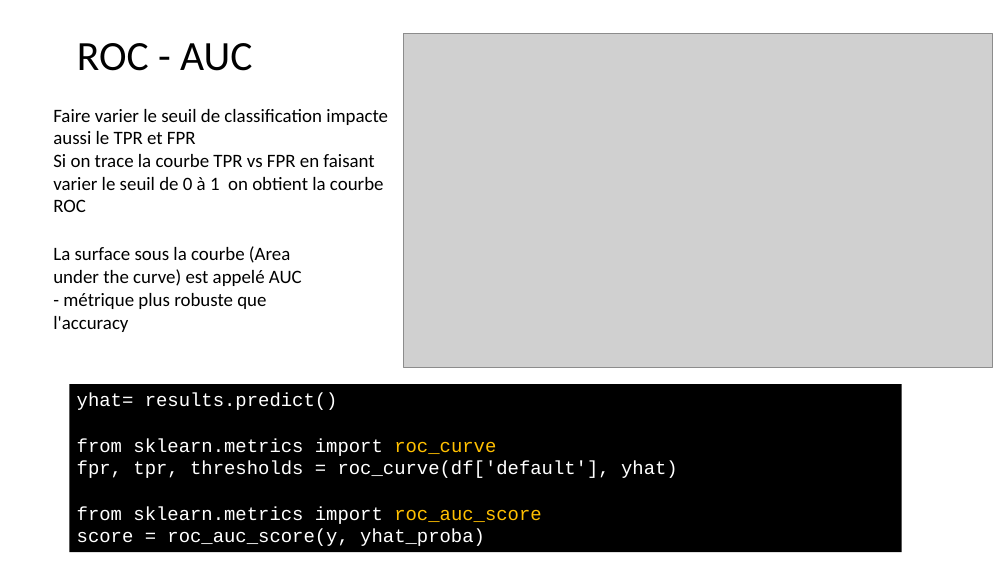
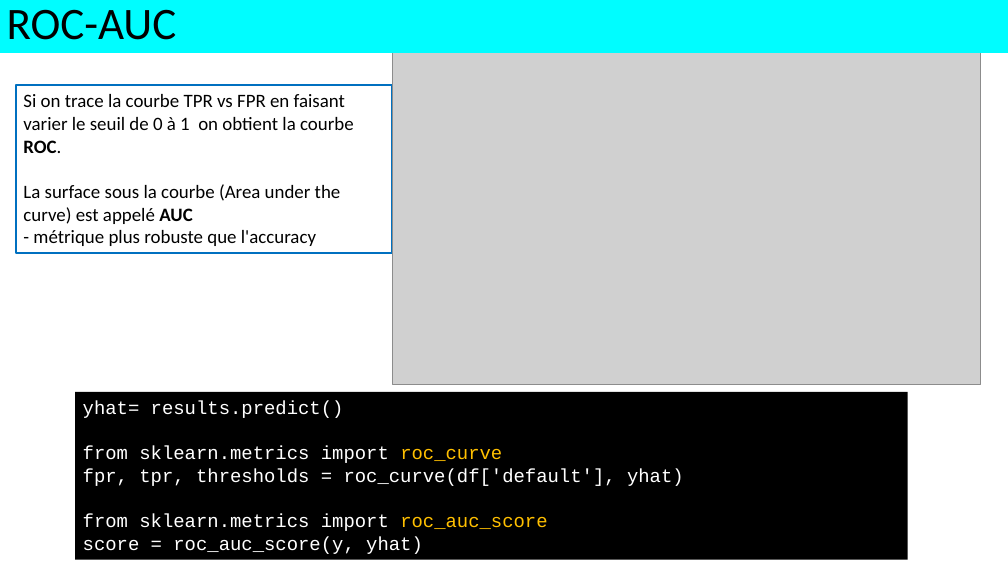
Before and after one commit to alexisperrier/XEmines_DataScience_2020, a slide deck: slide 17 of slides/XEM20_S1D4_Logistic_regression.pptx. Drawn at 1008x567 pixels with LibreOffice and Linux fonts; fonts in the diff are those of the drawing; grey boxes stand for pictures. Boxes give left, top, right and bottom in pixels: in the first picture for what was removed or moved away, otherwise in the second. Text is boxed around its words. In the diff, an @@ line names an element or a change of style, - is before the commit and + after.

```diff
--- a/slides/XEM20_S1D4_Logistic_regression.pptx
+++ b/slides/XEM20_S1D4_Logistic_regression.pptx
@@ rectangle "ROC-AUC": place and size @@
-rectangle "ROC-AUC" at (77, 43, 252, 71)
+rectangle "ROC-AUC" at (0, 0, 1008, 53)
@@ rectangle "ROC-AUC" at (0, 0, 1008, 53): fill none to #00FDFF @@
@@ text in rectangle at (7, 9, 177, 40): text changed; size 39.6 to 42.9 pt @@
-ROC - AUC
+ROC-AUC
@@ picture: place and size @@
-picture at (404, 34, 992, 368)
+picture at (392, 51, 981, 384)
@@ rectangle "Si on trace la courbe ...": place and size @@
-rectangle "Si on trace la courbe ..." at (53, 109, 388, 212)
+rectangle "Si on trace la courbe ..." at (16, 85, 392, 253)
@@ rectangle "Si on trace la courbe ..." at (16, 85, 392, 253): outline none to #0070C0 2.25 pt @@
@@ text in rectangle at (23, 94, 354, 246): text changed @@
-Faire varier le seuil de classification impacte aussi le TPR et FPR
-Si on trace la courbe TPR vs FPR en faisant varier le seuil de 0 à 1 on obtient la courbe ROC
+Si on trace la courbe TPR vs FPR en faisant varier le seuil de 0 à 1 on obtient la courbe ROC.
+La surface sous la courbe (Area under the curve) est appelé AUC
+- métrique plus robuste que l'accuracy
@@ text removed at (53, 246, 302, 332) @@
-La surface sous la courbe (Area under the curve) est appelé AUC
-- métrique plus robuste que l'accuracy
@@ rectangle "yhat= results.predict()": place and size @@
-rectangle "yhat= results.predict()" at (70, 384, 902, 552)
+rectangle "yhat= results.predict()" at (76, 392, 908, 560)
@@ text in rectangle at (83, 537, 423, 554): text changed @@
-score = roc_auc_score(y, yhat_proba)
+score = roc_auc_score(y, yhat)
```
Also in this commit, not shown: 19 other slides changed, 16 slides added, 3 slides removed, 10 other files.
